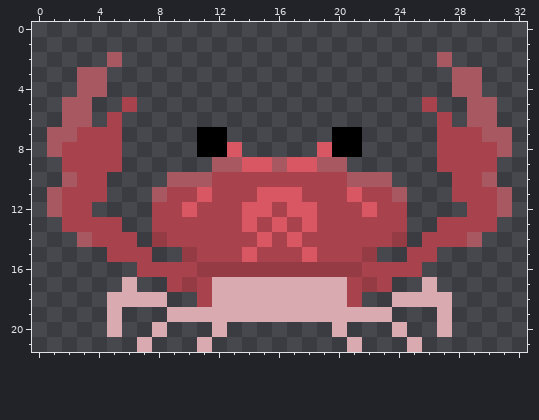
Pixel-art file, stored at assets/art/crab.aseprite. This is how it looked before the edit.
33x22 pixels, 1 frame.
After:
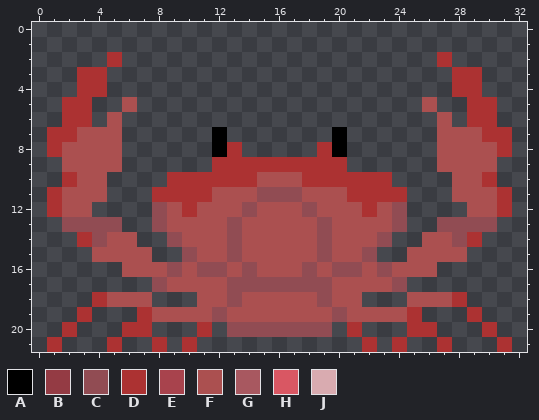
Palette (. is transparent): A #000000  B #943b44  C #914c53  D #ac3232  E #a8434d  F #ab5050  G #a85860  H #d95763  J #d9abb0
Diff:
@@ x 0..32 @@
  1 .................................
- 2 .....G.....................G.....
- 3 ...GG.......................GG...
- 4 ...GG.......................GG...
- 5 ..GG..E...................E..GG..
- 6 ..GG.E.....................E.GG..
- 7 .GGEEE.....AA.......AA.....EEEGG.
- 8 .GEEEE.....AAH.....HAA.....EEEEG.
- 9 ..EEEE......GGHHGHHGG......EEEE..
-10 ..GEE....GGGEEEEEEEEEGGG....EEG..
-11 .GEEE...GEEHEEEHHHEEEHEEG...EEEG.
-12 .GEE....EEHEEEHHEHHEEEHEE....EEG.
-13 ..EEEE..EEEEEEHEHEHEEEEEE..EEEE..
-14 ...GEEE.BEEEEEEHEHEEEEEEB.EEEG...
-15 .....EEE..BEEEHEEEHEEEB..EE......
-16 .......EEEEBBBBBBBBBBBEEEE.......
-17 ......J..EBEJJJJJJJJJEBE..J......
-18 .....JJJJ..EJJJJJJJJJE..JJJJ.....
-19 .....J...JJJJJJJJJJJJJJJ...J.....
-20 .....J..J...J.......J...J..J.....
-21 .......J...J.........J...J.......
+ 2 .....D.....................D.....
+ 3 ...DD.......................DD...
+ 4 ...DD.......................DD...
+ 5 ..DD..F...................F..DD..
+ 6 ..DD.F.....................F.DD..
+ 7 .DDFFF......A.......A......FFFDD.
+ 8 .DFFFF......AD.....DA......FFFFD.
+ 9 ..FFFF......DDDDDDDDD......FFFF..
+10 ..DFF....DDDDDDFFFDDDDDD....FFD..
+11 .DFFF...DDDDFFFCCCFFFDDDD...FFFD.
+12 .DFF....CFDFFFCFFFCFFFDFC....FFD.
+13 ..CCCC..CFFFFCFFFFFCFFFFC..CCCC..
+14 ...DCFF..CFFFCFFFFFCFFFC..FFCD...
+15 ....FFFF..CFFCFFFFFCFFC..FFFF....
+16 ......FFFCFCCFCFFFCFCCFCFFF......
+17 ........CFFFFCCCCCCCFFFFC........
+18 ....DFFF...FFCFFFFFCFF...FFFD....
+19 ...D...DFFFFCFFFFFFFCFFFFD...D...
+20 ..D...DD...D.CCCCCCC.D...DD...D..
+21 .D...D..D.D...........D.D..D...D.
